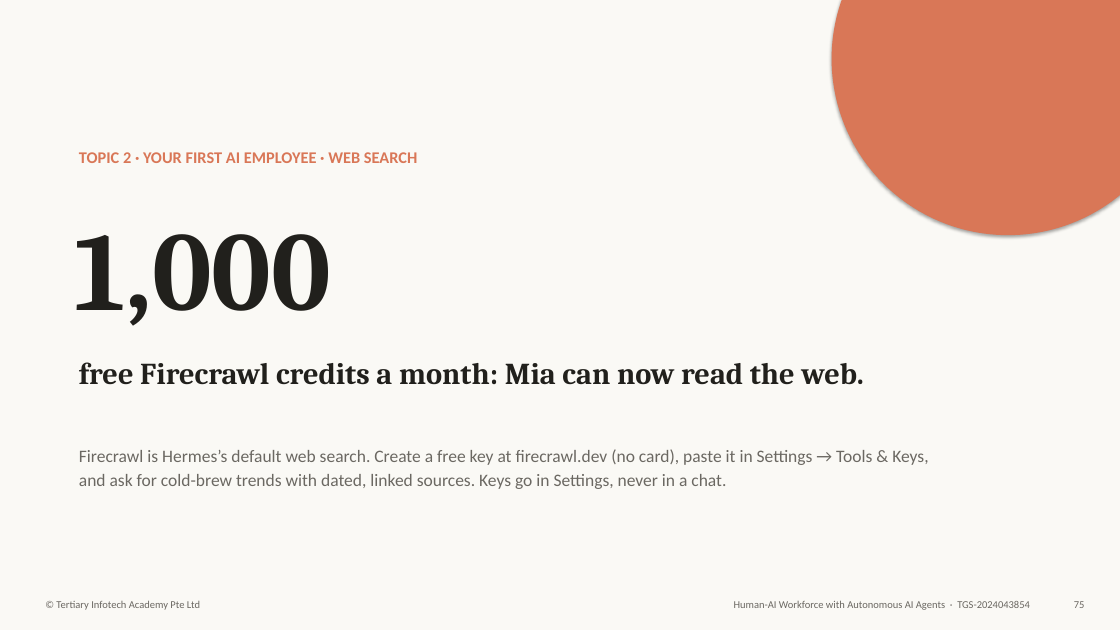
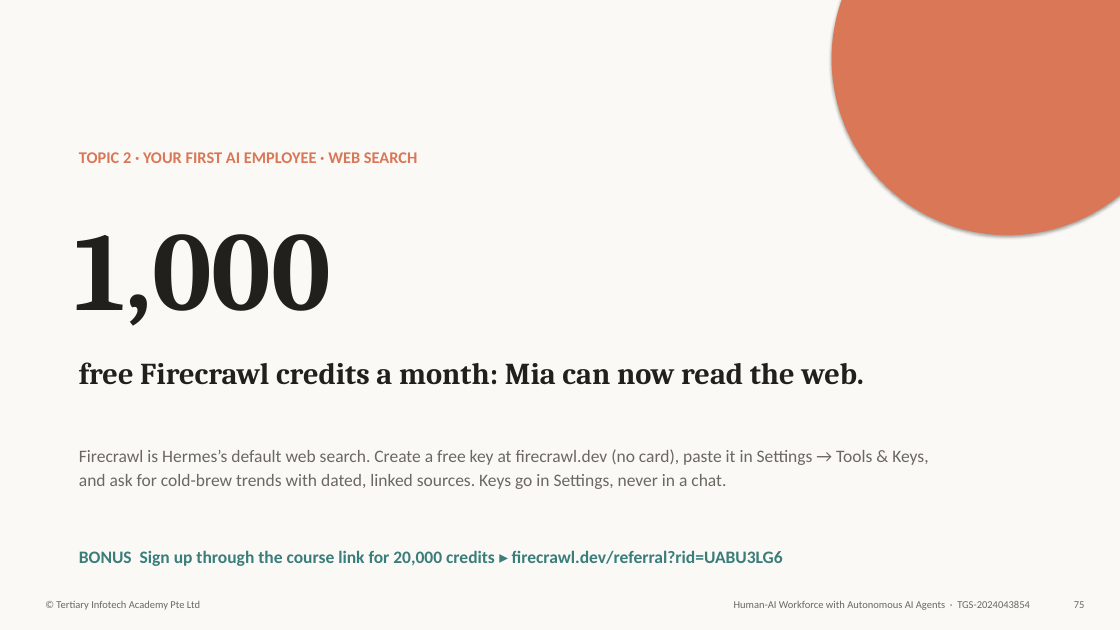
Before and after one commit to tertiarycourses/TGS-2024043854-Build-a-Human-AI-Workforce-with-Autonomous-AI-Agents, a slide deck: slide 75 of courseware/Human-AI Workforce with Autonomous AI Agents-v3.9.pptx. Drawn at 1120x630 pixels with LibreOffice and Linux fonts; fonts in the diff are those of the drawing. Boxes give left, top, right and bottom in pixels: in the first picture for what was removed or moved away, otherwise in the second. Text is boxed around its words. In the diff, an @@ line names an element or a change of style, - is before the commit and + after.

```diff
--- a/courseware/Human-AI Workforce with Autonomous AI Agents-v3.9.pptx
+++ b/courseware/Human-AI Workforce with Autonomous AI Agents-v3.9.pptx
@@ text added at <box>79,550,783,566</box>, 15 pt, text #3A7D7B, bold @@
+BONUS Sign up through the course link for 20,000 credits ▸ firecrawl.dev/referral?rid=UABU3LG6
```
Also in this commit, not shown: 2 other files.
